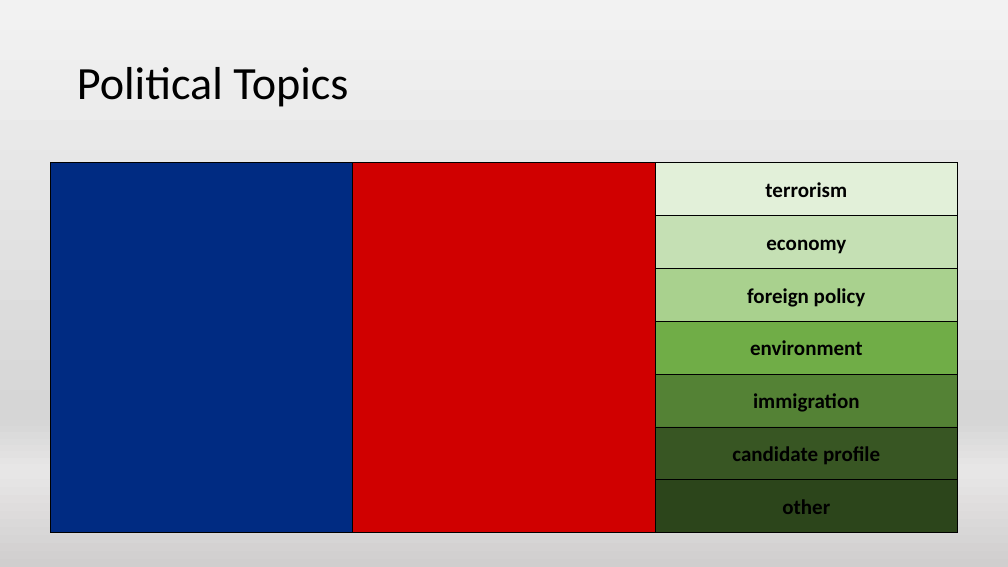
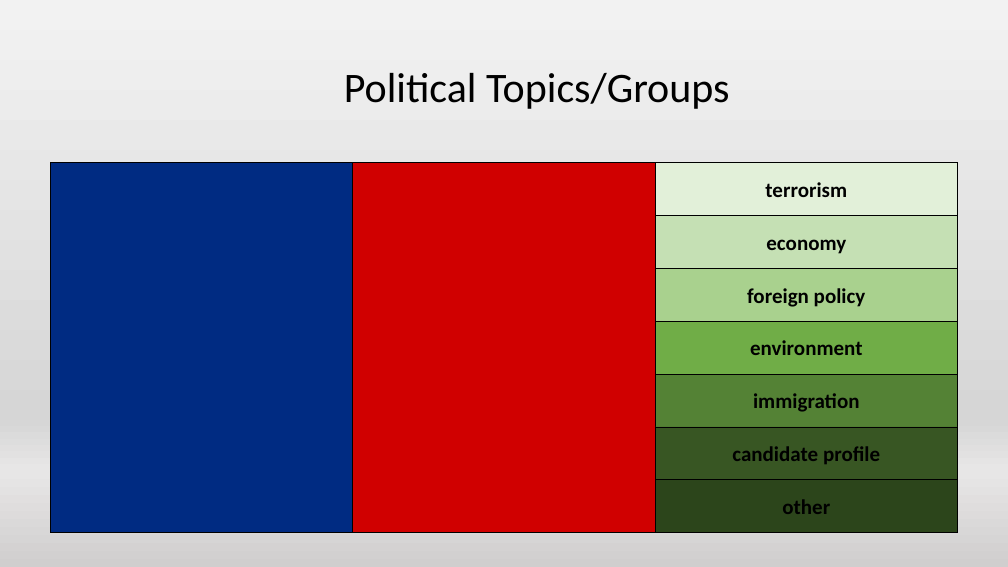
Before and after one commit to blimpich/election_simulator, a slide deck: slide 12 of Final Presentation 2.pptx (slide 6 before the commit). Drawn at 1008x567 pixels with LibreOffice and Linux fonts; fonts in the diff are those of the drawing. Boxes give left, top, right and bottom in pixels: in the first picture for what was removed or moved away, otherwise in the second. Text is boxed around its words. In the diff, an @@ line names an element or a change of style, - is before the commit and + after.

```diff
--- a/Final Presentation 2.pptx
+++ b/Final Presentation 2.pptx
@@ text at (344, 73, 730, 109): text changed; size 44 to 40 pt @@
-Political Topics
+Political Topics/Groups
```
Also in this commit, not shown: 5 other slides changed, 20 slides added, 4 slides removed.
